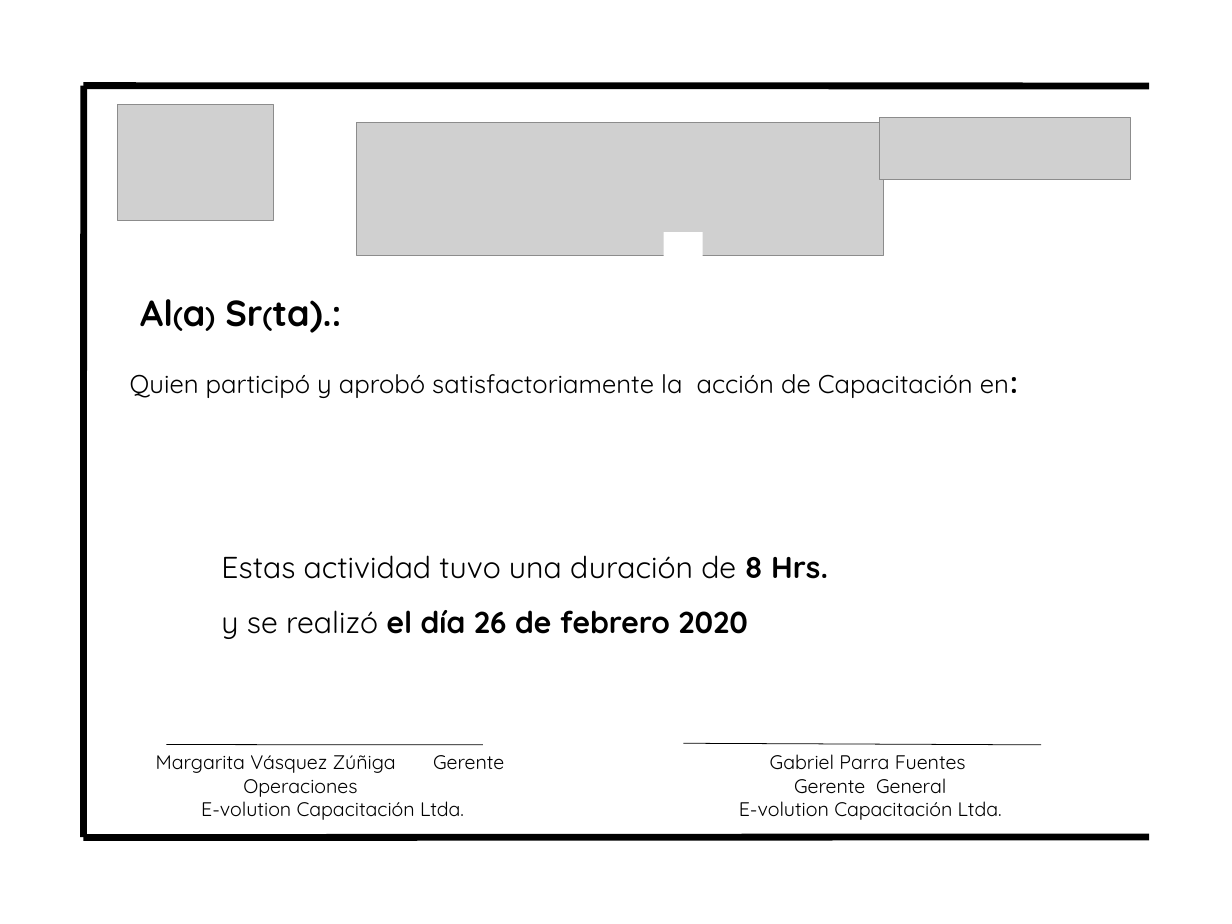
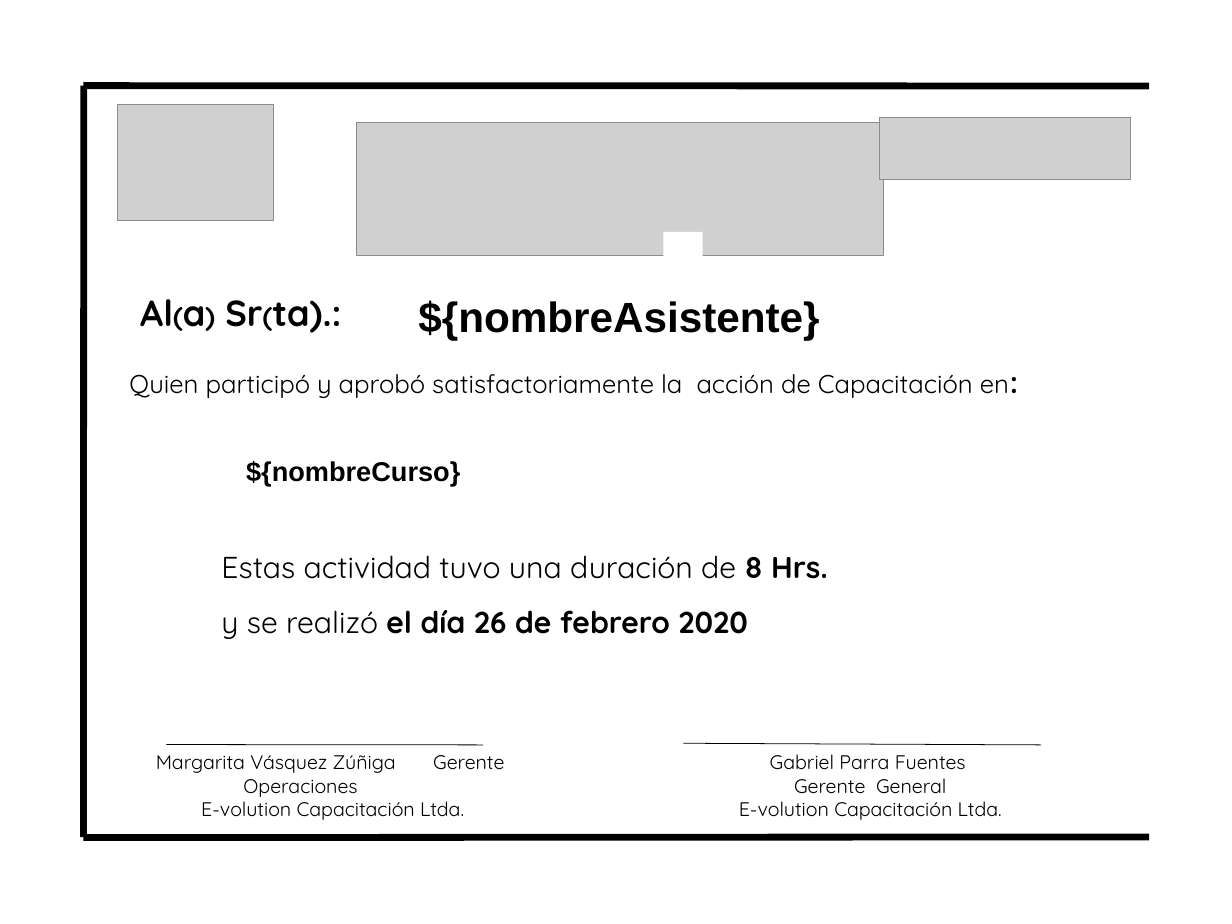
Before and after one commit to ViesTreet/createmanagesubmit, a slide deck: slide 1 of src/main/resources/static/plantillas/plantilla formateada.pptx. Drawn at 1232x924 pixels with LibreOffice and Linux fonts; fonts in the diff are those of the drawing; grey boxes stand for pictures; background and template pictures are left out. Boxes give left, top, right and bottom in pixels: in the first picture for what was removed or moved away, otherwise in the second. Text is boxed around its words. In the diff, an @@ line names an element or a change of style, - is before the commit and + after.

```diff
--- a/src/main/resources/static/plantillas/plantilla formateada.pptx
+++ b/src/main/resources/static/plantillas/plantilla formateada.pptx
@@ text "${nombreAsistente}": place and size @@
-text "${nombreAsistente}" at bbox=[408, 285, 1028, 346]
+text "${nombreAsistente}" at bbox=[418, 300, 819, 341]
@@ text at bbox=[418, 300, 819, 341]: text added @@
+${nombreAsistente}
@@ text in rectangle at bbox=[246, 460, 460, 486]: text added @@
+${nombreCurso}
```
Also in this commit, not shown: 9 other files.
